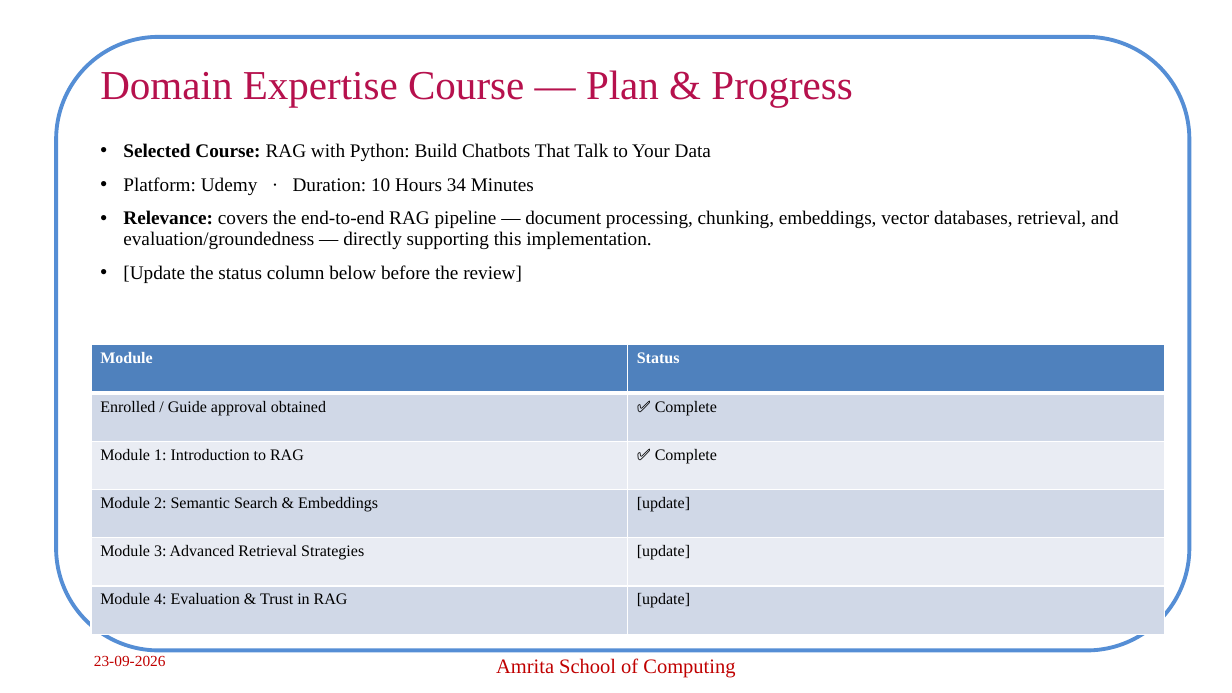
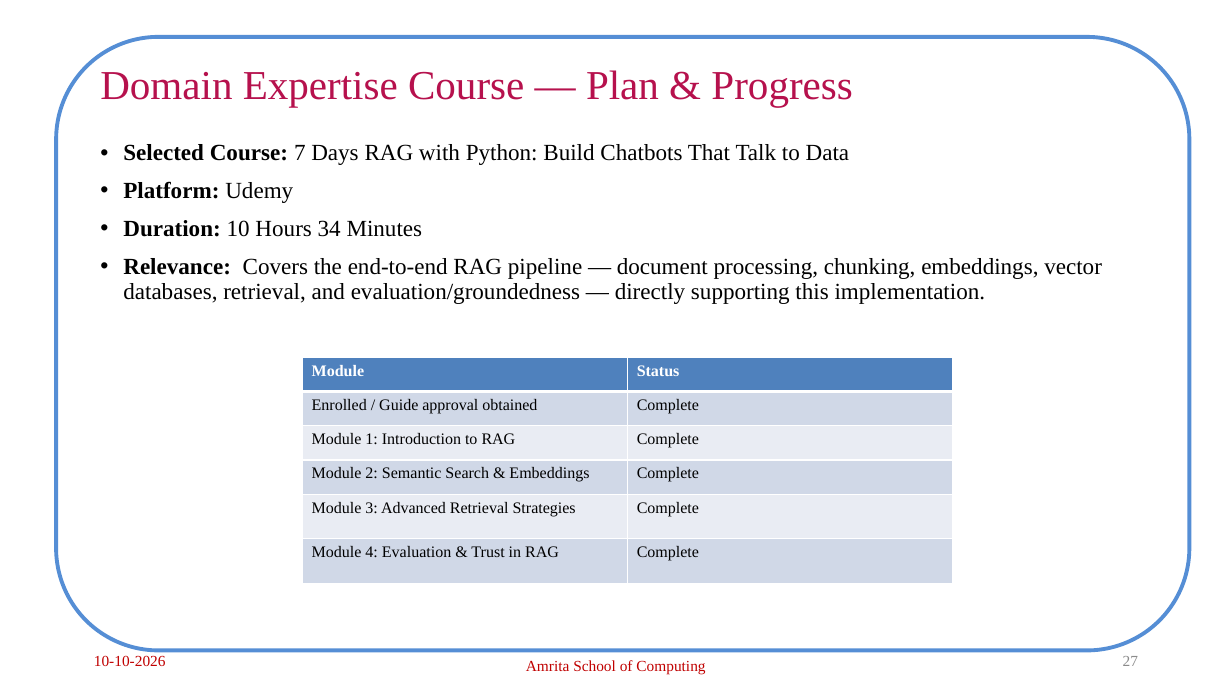
Before and after one commit to archabiju/hallucination-control-rag, a slide deck: slide 27 of presentations/Panel_Review2_CB.SC.P2CSE25001.pptx (slide 12 before the commit). Drawn at 1232x693 pixels with LibreOffice and Linux fonts; fonts in the diff are those of the drawing; background and template pictures are left out. Boxes give left, top, right and bottom in pixels: in the first picture for what was removed or moved away, otherwise in the second. Text is boxed around its words. In the diff, an @@ line names an element or a change of style, - is before the commit and + after.

Commit message:
Remove Review 2 study guides and temporary materials, clean repository

```diff
--- a/presentations/Panel_Review2_CB.SC.P2CSE25001.pptx
+++ b/presentations/Panel_Review2_CB.SC.P2CSE25001.pptx
@@ text at [123,144,1102,304]: text changed; size 15 to 18 pt @@
-• Selected Course: RAG with Python: Build Chatbots That Talk to Your Data
-• Platform: Udemy · Duration: 10 Hours 34 Minutes
-• Relevance: covers the end-to-end RAG pipeline — document processing, chunking, embeddings, vector databases, retrieval, and evaluation/groundedness — directly supporting this implementation.
-• [Update the status column below before the review]
+• Selected Course: 7 Days RAG with Python: Build Chatbots That Talk to Data
+• Platform: Udemy
+• Duration: 10 Hours 34 Minutes
+• Relevance: Covers the end-to-end RAG pipeline — document processing, chunking, embeddings, vector databases, retrieval, and evaluation/groundedness — directly supporting this implementation.
@@ table at [302,358,953,590] @@
-row 2, column 2: ✅ Complete
+row 2, column 2: Complete
-row 3, column 2: ✅ Complete
+row 3, column 2: Complete
-row 4, column 2: [update]
+row 4, column 2: Complete
-row 5, column 2: [update]
+row 5, column 2: Complete
-row 6, column 2: [update]
+row 6, column 2: Complete
@@ table: place and size @@
-table at [91,345,1165,634]
+table at [302,358,953,590]
@@ text at [94,655,166,666]: text changed @@
-23-09-2026
+10-10-2026
@@ text "Amrita School of Computing" at [526,660,705,674]: size 16 to 12 pt @@
@@ page number added at [1123,656,1138,666], 12 pt, text #8C8C8C @@
+27
```
Also in this commit, not shown: 14 other slides changed, 17 slides added, 2 slides removed, 52 other files.
